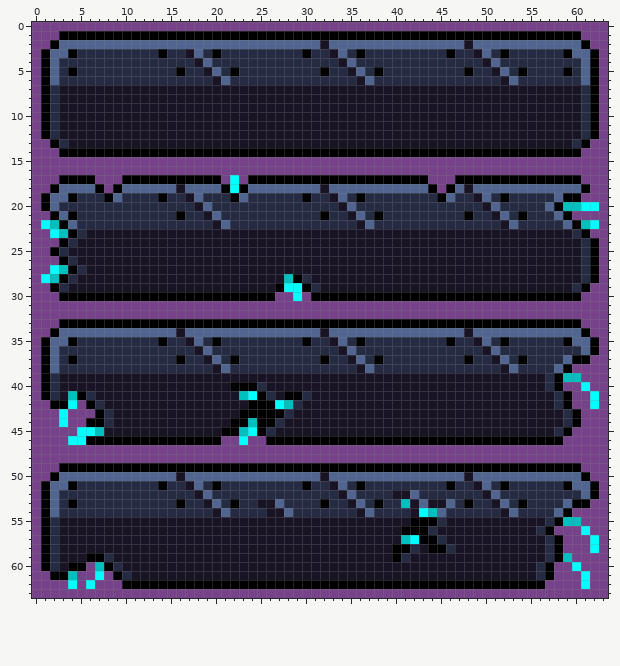
Edited in one commit: pixel-art file (磁力2d横版/tileset/platfrom.aseprite). Above: the version before the commit.
64x64 pixels, 1 frame.
New version:
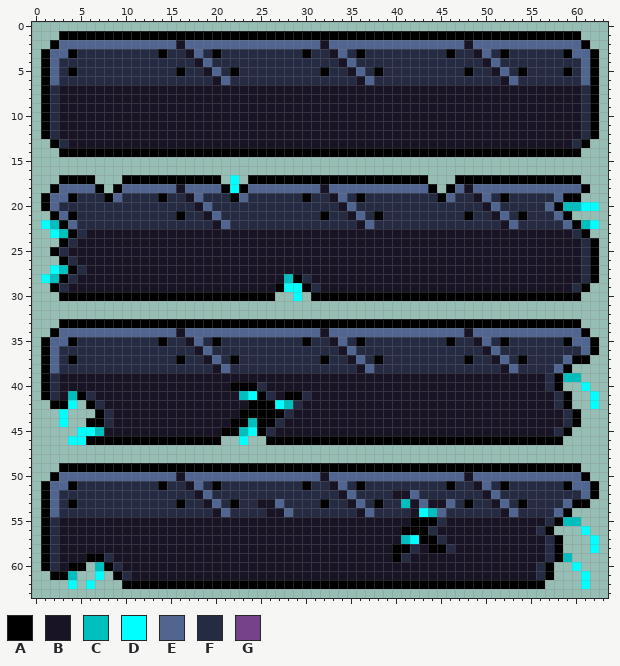
Palette (. is transparent): A #000000  B #181425  C #00bfbf  D #00ffff  E #506691  F #262b44  G #76428a
Changes in this commit:
layer "Layer 2" now hidden
Changed rows in their new state; - is an unchanged pixel.
first column x 0:
 0 ................................................................
 1 ...----------------------------------------------------------...
 2 ..--------------B---------------------------------------------..
 3 .--------------------------------------------------------------.
 4 .--------------------------------------------------------------.
 5 .--------------------------------------------------------------.
 6 .--------------------------------------------------------------.
 7 .--------------------------------------------------------------.
 8 .--------------------------------------------------------------.
 9 .--------------------------------------------------------------.
10 .--------------------------------------------------------------.
11 .--------------------------------------------------------------.
12 .--------------------------------------------------------------.
13 ..------------------------------------------------------------..
14 ...----------------------------------------------------------...
15 ................................................................
16 ................................................................
17 ...----...-----------.-.--------------------...--------------...
18 ..------.------------------------------------.----------------..
19 .------------------------------------------------------------...
20 .--------------------------------------------------------------.
21 ..----------------------------------------------------------....
22 .--------------------------------------------------------------.
23 ..------------------------------------------------------------..
24 ...------------------------------------------------------------.
25 ..-------------------------------------------------------------.
26 ...------------------------------------------------------------.
27 ..-------------------------------------------------------------.
28 .--------------------------------------------------------------.
29 ..------------------------------------------------------------..
30 ...------------------------..-.------------------------------...
31 ................................................................
32 ................................................................
33 ...----------------------------------------------------------...
34 ..------------------------------------------------------------..
35 .--------------------------------------------------------------.
36 .--------------------------------------------------------------.
37 .-------------------------------------------------------------..
38 .-----------------------------------------------------------....
39 .------------------------------------------------------------...
40 .----------------------------------------------------------..-..
41 .-----------------------------------------------------------..-.
42 ..---.------------------------------------------------------..-.
43 ...-...------------------------------------------------------...
44 ...-..-------------------------------------------------------...
45 .....-------------------------------------------------------....
46 ....-----------------..-..---------------------------------.....
47 ................................................................
48 ................................................................
49 ...----------------------------------------------------------...
50 ..------------------------------------------------------------..
51 .--------------------------------------------------------------.
52 .--------------------------------------------------------------.
53 .-------------------------------------------------------------..
54 .-----------------------------------------------------------....
55 .------------------------------------------------------------...
56 .---------------------------------------------------------...-..
57 .----------------------------------------------------------...-.
58 .----------------------------------------------------------...-.
59 .-----------------------------------------------------------....
60 .-----.---------------------------------------------------..-...
61 ..---..-.-------------------------------------------------...-..
62 ....-.-...-----------------------------------------------....-..
63 ................................................................
Changed places in both pictures, as pixel boxes (x1, y1, x2, y2):
changed: (32, 22, 608, 598)
